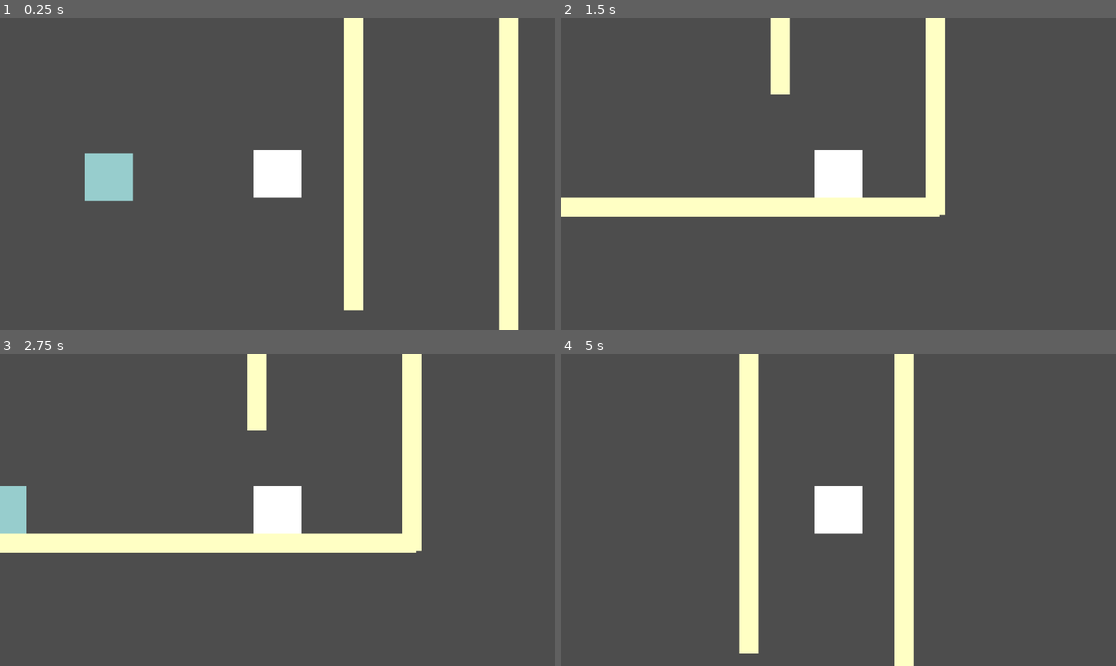
Above: before the commit, frames 1-4 (two rows, left to right).
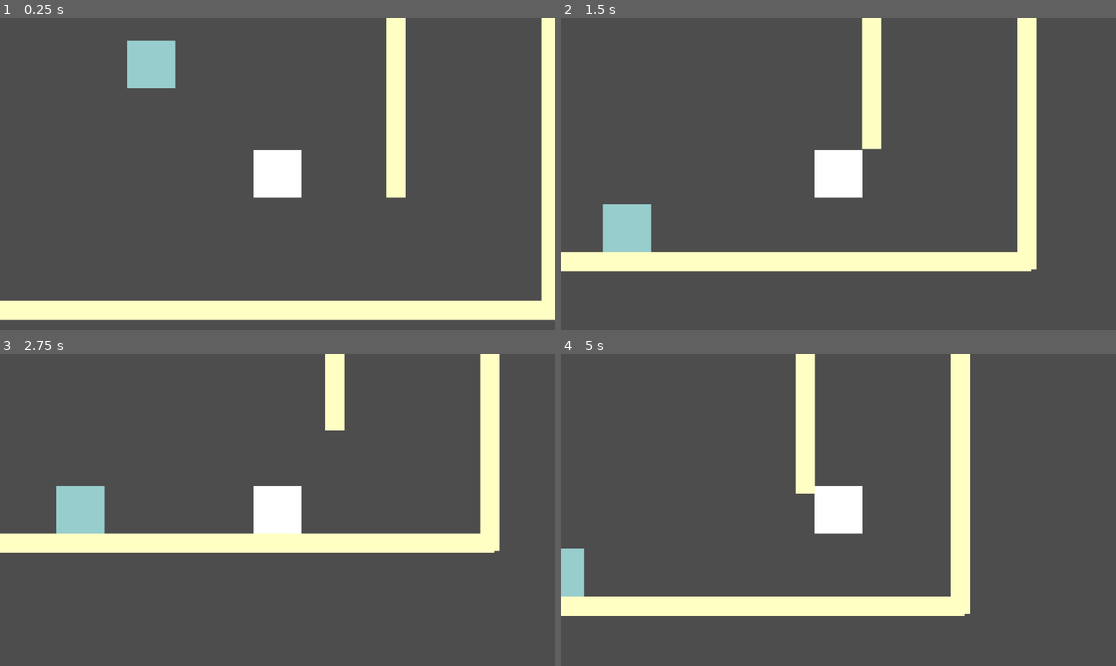
Above: after the commit, the same moments.

Repository: Zandra7/Underchurch
Game: Godot game, scene res://main.tscn
The game is run twice, just before and just after one commit, with the same random seed, the same clock (stepped at 60 frames per second) and the same inputs.
Inputs:
- Up to frame 1 (0.25 s): no input
- Up to frame 2 (1.5 s): hold D (p1right) from 0.53 s (still down); tap Left (p2left) at 0.6 s; tap W (p1jump) at 0.77 s; tap Right (p2right) at 1.35 s
- Up to frame 3 (2.75 s): tap W (p1jump) at 1.52 s; release D (p1right) at 2.03 s; hold A (p1left) from 2.03 s (still down); tap Left (p2left) at 2.1 s
- Up to frame 4 (5 s): release A (p1left) at 2.78 s; hold D (p1right) 2.78-4.28 s; tap Right (p2right) at 2.85, 4.35 s; tap W (p1jump) at 3.02, 3.77, 4.52 s; tap Left (p2left) at 3.6 s; hold A (p1left) from 4.28 s (still down)

The runs differ from the first frame. In frame 1, 20% of the frame differs, in the area x 0-100%, y 0-100%; in frame 2, 18%; in frame 3, 8.7%; in frame 4, 16%.

Commit message:
Fiende følge etter spillere
Fienden går imot spillerene når de går innenfor området til fienden.

Diff:
--- /dev/null
+++ b/enemy.gd
@@ -0,0 +1,33 @@
+extends CharacterBody2D
+
+const SPEED = 200.0
+const JUMP_VELOCITY = -450.0
+
+var Player1
+var Player1_chase = false
+
+var Player2
+var Player2_chase = false
+
+# Get the gravity from the project settings to be synced with RigidBody nodes.
+var gravity = ProjectSettings.get_setting("physics/2d/default_gravity")
+
+func _physics_process(delta):
+	# Add the gravity.
+	if not is_on_floor():
+		velocity.y += gravity * delta
+
+	if Player1_chase:
+		position.x += (Player1.position.x - position.x) / SPEED
+
+	move_and_slide()
+
+func _on_area_2d_body_entered(body):
+		Player1 = body
+		Player2 = body
+		Player1_chase = true
+		Player2_chase = true
+
+func _on_area_2d_body_exited(body):
+	Player1_chase = false
+	Player2_chase = false
--- /dev/null
+++ b/enemy.tscn
@@ -0,0 +1,36 @@
+[gd_scene load_steps=4 format=3 uid="uid://2l7ivk5jjm55"]
+
+[ext_resource type="Script" path="res://enemy.gd" id="3_ck4cp"]
+
+[sub_resource type="RectangleShape2D" id="RectangleShape2D_corlu"]
+size = Vector2(22, 21)
+
+[sub_resource type="CircleShape2D" id="CircleShape2D_jdla2"]
+radius = 276.398
+
+[node name="Enemy" type="CharacterBody2D"]
+position = Vector2(267, 489)
+scale = Vector2(1.68, 1.68)
+script = ExtResource("3_ck4cp")
+
+[node name="ColorRect" type="ColorRect" parent="."]
+offset_left = -10.0
+offset_top = -10.0
+offset_right = 30.0
+offset_bottom = 30.0
+pivot_offset = Vector2(20.119, 20.119)
+color = Color(0.972549, 0.109804, 0.160784, 1)
+
+[node name="CollisionShape2D" type="CollisionShape2D" parent="."]
+position = Vector2(10, 9)
+scale = Vector2(2.0056, 2)
+shape = SubResource("RectangleShape2D_corlu")
+
+[node name="Area2D" type="Area2D" parent="."]
+
+[node name="CollisionShape2D" type="CollisionShape2D" parent="Area2D"]
+position = Vector2(10.7143, 9.52383)
+shape = SubResource("CircleShape2D_jdla2")
+
+[connection signal="body_entered" from="Area2D" to="." method="_on_area_2d_body_entered"]
+[connection signal="body_exited" from="Area2D" to="." method="_on_area_2d_body_exited"]
--- /dev/null
+++ b/enemytemp.tscn
@@ -0,0 +1,35 @@
+[gd_scene load_steps=5 format=3 uid="uid://be5fqn16n42q3"]
+
+[ext_resource type="PackedScene" uid="uid://bq537c3skf4i1" path="res://player_1.tscn" id="1_flfb8"]
+[ext_resource type="PackedScene" uid="uid://2l7ivk5jjm55" path="res://enemy.tscn" id="2_o0erq"]
+[ext_resource type="PackedScene" uid="uid://ddleednlnlg2" path="res://player_2.tscn" id="3_a2den"]
+
+[sub_resource type="RectangleShape2D" id="RectangleShape2D_bllm4"]
+size = Vector2(57.5104, 48)
+
+[node name="Node2D" type="Node2D"]
+
+[node name="Player1" parent="." instance=ExtResource("1_flfb8")]
+position = Vector2(698, 320)
+
+[node name="StaticBody2D" type="StaticBody2D" parent="."]
+position = Vector2(288, 614)
+scale = Vector2(28.76, 1)
+
+[node name="ColorRect" type="ColorRect" parent="StaticBody2D"]
+offset_left = -10.0
+offset_top = -12.0
+offset_right = -8.0
+offset_bottom = 38.0
+scale = Vector2(28.76, 1)
+color = Color(0.960784, 1, 0.584314, 1)
+
+[node name="CollisionShape2D" type="CollisionShape2D" parent="StaticBody2D"]
+position = Vector2(18.7413, 12)
+shape = SubResource("RectangleShape2D_bllm4")
+
+[node name="Enemy" parent="." instance=ExtResource("2_o0erq")]
+position = Vector2(268, 489)
+
+[node name="Player2" parent="." instance=ExtResource("3_a2den")]
+position = Vector2(976, 304)
--- a/player_1.tscn
+++ b/player_1.tscn
@@ -5,7 +5,7 @@
 [sub_resource type="RectangleShape2D" id="RectangleShape2D_xa5ok"]
 
 [node name="Player1" type="CharacterBody2D"]
-position = Vector2(665, 91)
+position = Vector2(577, 325)
 scale = Vector2(5, 5)
 script = ExtResource("1_ykjrc")
 
